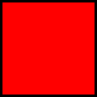
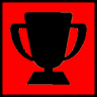
Comparing the layer stacks of the two 97×97 images. Changes:
showed "Layer 2" over [10, 12, 87, 85]
